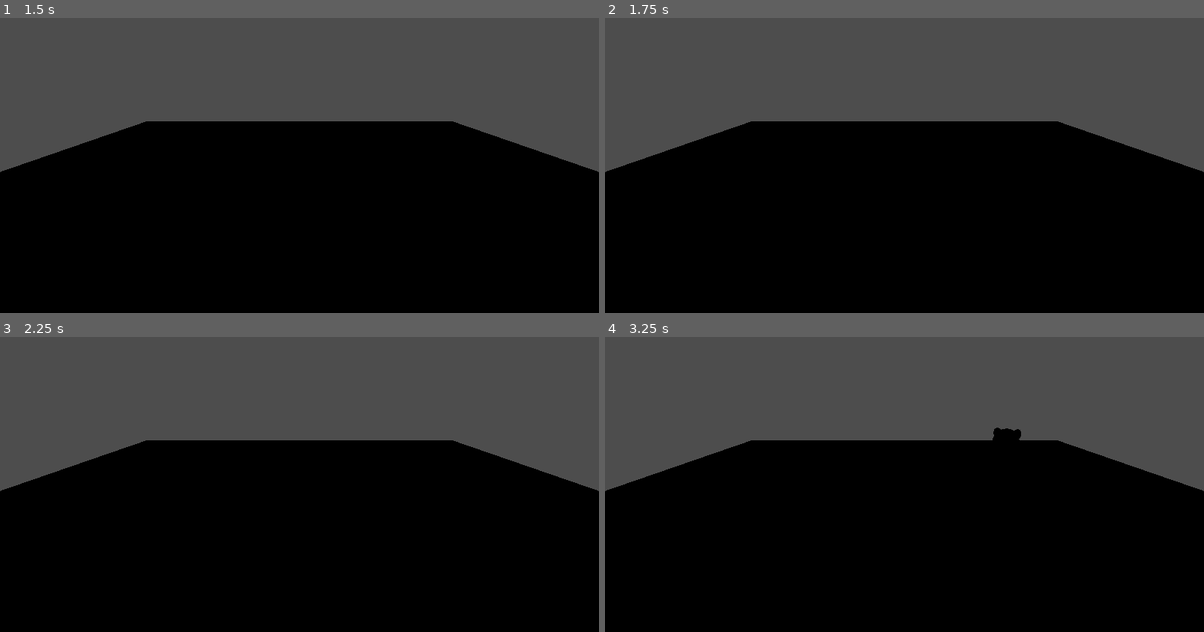
Above: before the commit, frames 1-4 (two rows, left to right).
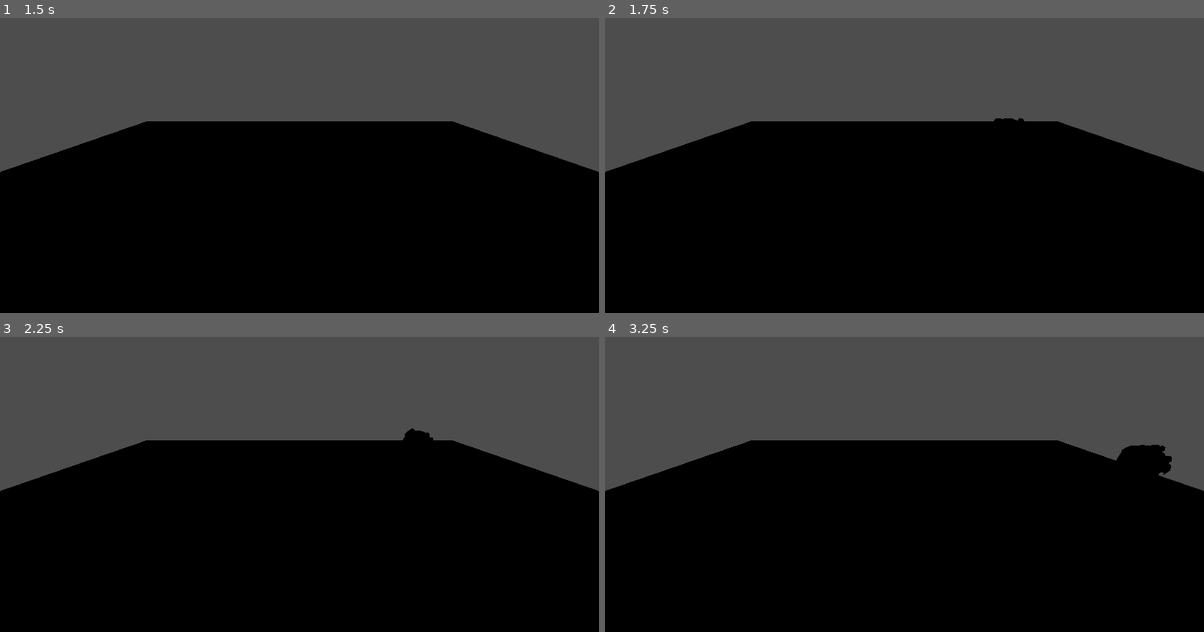
Above: after the commit, the same moments.

Repository: wraymscott/Crimsoncode-Hackathon-2026
Game: Godot game, scene res://assets/scenes/debug_level.tscn
Same seed, same stepped clock (60 frames per second), same inputs: the game is played once before the commit and once after it.
Inputs:
- Up to frame 1 (1.5 s): tap Enter (ui_accept) at 0.5, 0.77, 1.25 s; hold Right (ui_right) 0.53-1.28 s; hold Down (ui_down) from 1.28 s (still down)
- Up to frame 2 (1.75 s): keep holding Down (ui_down); tap Enter (ui_accept) at 1.52 s
- Up to frame 3 (2.25 s): release Down (ui_down) at 2.03 s; hold Right (ui_right) from 2.03 s (still down)
- Up to frame 4 (3.25 s): release Right (ui_right) at 2.78 s; hold Up (ui_up) from 2.78 s (still down); tap Enter (ui_accept) at 3.02 s

Frame 1 is identical in both runs. In frame 2, less than 0.1% of the frame differs, in the area x 64-70%, y 34-36%; in frame 3, 0.1%; in frame 4, 0.8%, in the area x 64-95%, y 30-47%.

Commit message:
rotation_fixed

Diff:
--- /dev/null
+++ b/undercooked/assets/default_environment.tres
@@ -0,0 +1,10 @@
+[gd_resource type="Environment" format=3 uid="uid://b8qokehsivgyt"]
+
+[sub_resource type="ProceduralSkyMaterial" id="ProceduralSkyMaterial_4g7pb"]
+
+[sub_resource type="Sky" id="Sky_0ejtv"]
+sky_material = SubResource("ProceduralSkyMaterial_4g7pb")
+
+[resource]
+background_mode = 2
+sky = SubResource("Sky_0ejtv")
--- a/undercooked/assets/scenes/level1.tscn
+++ b/undercooked/assets/scenes/level1.tscn
@@ -2,6 +2,7 @@
 
 [ext_resource type="PackedScene" path="res://assets/scenes/barbarian.tscn" id="1_4g7pb"]
 [ext_resource type="MeshLibrary" uid="uid://gu4hxig1htgc" path="res://assets/models/mesh_library/kitchen_mesh_library.meshlib" id="1_14qug"]
+[ext_resource type="Environment" uid="uid://b8qokehsivgyt" path="res://assets/default_environment.tres" id="3_0ejtv"]
 
 [sub_resource type="BoxShape3D" id="BoxShape3D_4g7pb"]
 size = Vector3(20, 1, 20)
@@ -41,4 +42,8 @@
 }
 
 [node name="Camera3D" type="Camera3D" parent="." unique_id=1926584598]
-transform = Transform3D(1, 0, 0, 0, 0.59296924, 0.8052251, 0, -0.8052251, 0.59296924, 4.8835487, 12.45, 0)
+transform = Transform3D(-4.371139e-08, 0.66131186, -0.75011104, 0, 0.75011104, 0.66131186, 1, 2.890686e-08, -3.2788396e-08, -13.973, 13.66, 0)
+environment = ExtResource("3_0ejtv")
+
+[node name="WorldEnvironment" type="WorldEnvironment" parent="." unique_id=218071199]
+environment = ExtResource("3_0ejtv")
--- a/undercooked/assets/scenes/player_controller.gd
+++ b/undercooked/assets/scenes/player_controller.gd
@@ -19,7 +19,7 @@
 	# Get the input direction and handle the movement/deceleration.
 	# As good practice, you should replace UI actions with custom gameplay actions.
 	var input_dir := Input.get_vector("ui_left", "ui_right", "ui_down", "ui_up")
-	var direction := (transform.basis * Vector3(input_dir.x, 0, input_dir.y)).normalized()
+	var direction := Vector3(input_dir.x, 0, input_dir.y).normalized()
 
 
 	if direction:
